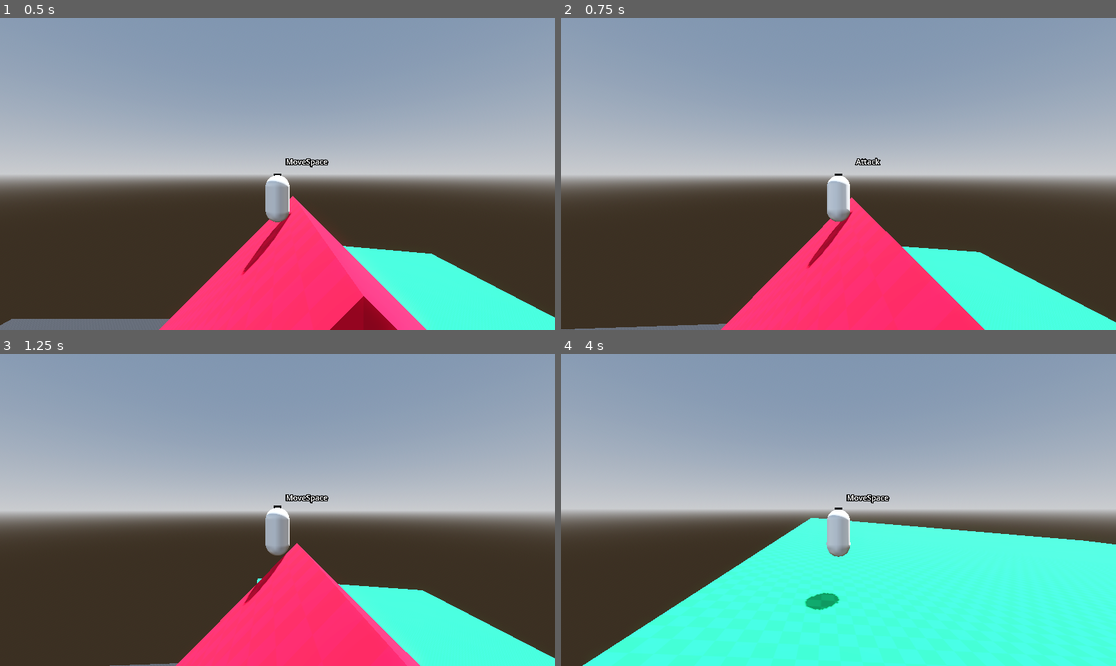
Above: before the commit, frames 1-4 (two rows, left to right).
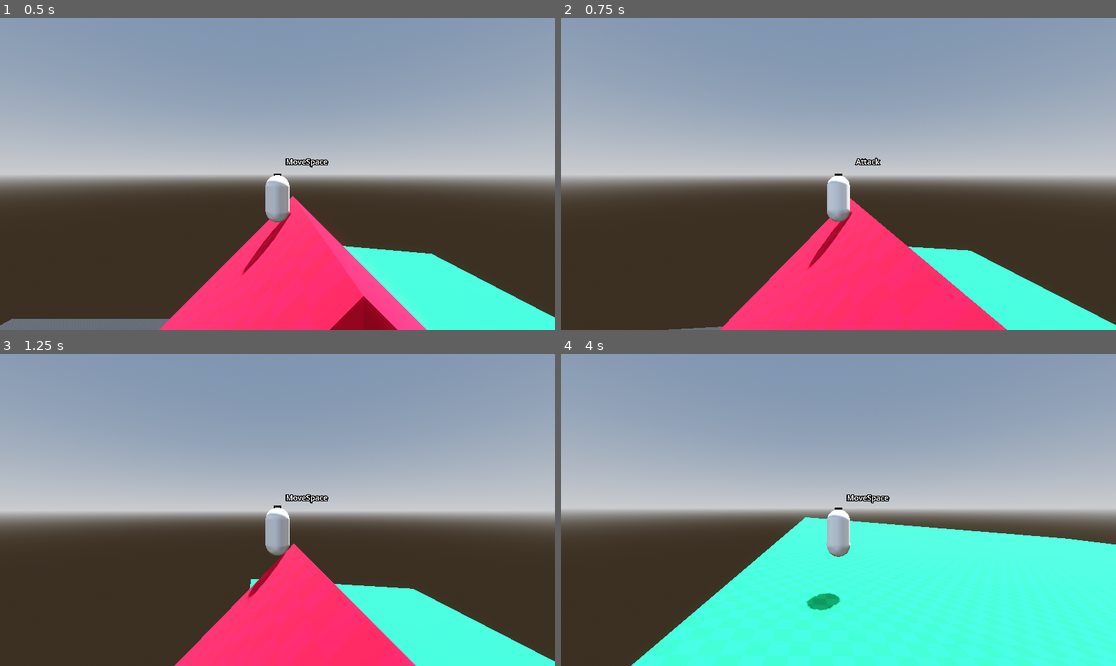
Above: after the commit, the same moments.

Repository: Gjosti/dev-sandbox
Game: Godot game, scene res://Levels/sandbox_level.tscn
The game is run twice, just before and just after one commit, with the same random seed, the same clock (stepped at 60 frames per second) and the same inputs.
Inputs (mouse positions are in pixels of both pictures, inside the frame that each line leads up to):
- Up to frame 1 (0.5 s): no input
- Up to frame 2 (0.75 s): move the mouse to (866, 174) at 0.52 s; press the mouse at (866, 174) at 0.53 s; hold W (move_forward) from 0.53 s (still down)
- Up to frame 3 (1.25 s): keep holding W (move_forward); tap Space (jump) at 0.77 s
- Up to frame 4 (4 s): keep holding W (move_forward); move the mouse to (810, 510) at 1.27 s; release the mouse at (810, 510) at 1.28 s; tap Ctrl (crouch) at 1.35 s; tap Space (jump) at 1.52, 3.02, 3.77 s; move the mouse to (849, 503) at 2.02 s; hold Shift (dash) 2.03-2.78 s; move the mouse to (832, 516) at 2.77 s; tap Mouse wheel down (scroll_backward) at 2.85 s; click (832, 516) at 2.92 s; move the mouse to (877, 513) at 3.52 s; hold Mouse wheel up (scroll_forward) from 3.53 s (still down)

Frame 1 is identical in both runs. In frame 2, 1.4% of the frame differs, in the area x 0-100%, y 53-100%; in frame 3, 1.0%; in frame 4, 2.0%, in the area x 3-100%, y 44-100%.

Commit message:
set target display resolution

Diff:
--- a/project.godot
+++ b/project.godot
@@ -14,6 +14,16 @@
 run/main_scene="uid://clq4ymy58tejc"
 config/features=PackedStringArray("4.5", "Forward Plus")
 config/icon="res://icon.svg"
+
+[debug]
+
+gdscript/warnings/untyped_declaration=1
+gdscript/warnings/inferred_declaration=1
+
+[display]
+
+window/size/viewport_width=1920
+window/size/viewport_height=1080
 
 [input]
 
